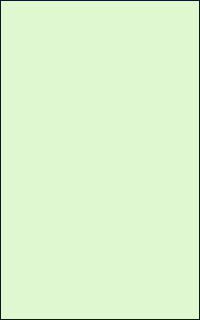
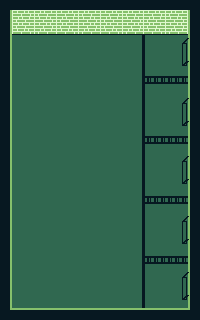
Two versions of the same layered image (w=200, h=320). Layer-by-layer changes:
added layer "Layer 2 copy 3" above "Layer 2 copy 2" over <box>182,272,189,300</box>
added layer "Layer 2 copy 2" above "Layer 2 copy" over <box>182,216,189,244</box>
added layer "Layer 2 copy" above "Layer 2" over <box>182,156,189,184</box>
added layer "Layer 2" above "Layer 1" over <box>182,98,189,126</box>
added layer "Layer 1" above "cells" over <box>182,38,189,66</box>
added layer "cells" above "brick texture copy 4" over <box>142,34,188,308</box>
added layer "brick texture copy 4" above "walls" over <box>13,11,187,34</box>
added layer "walls" above "Background" over <box>10,10,190,310</box>
added layer "Background" over <box>1,1,199,319</box>
